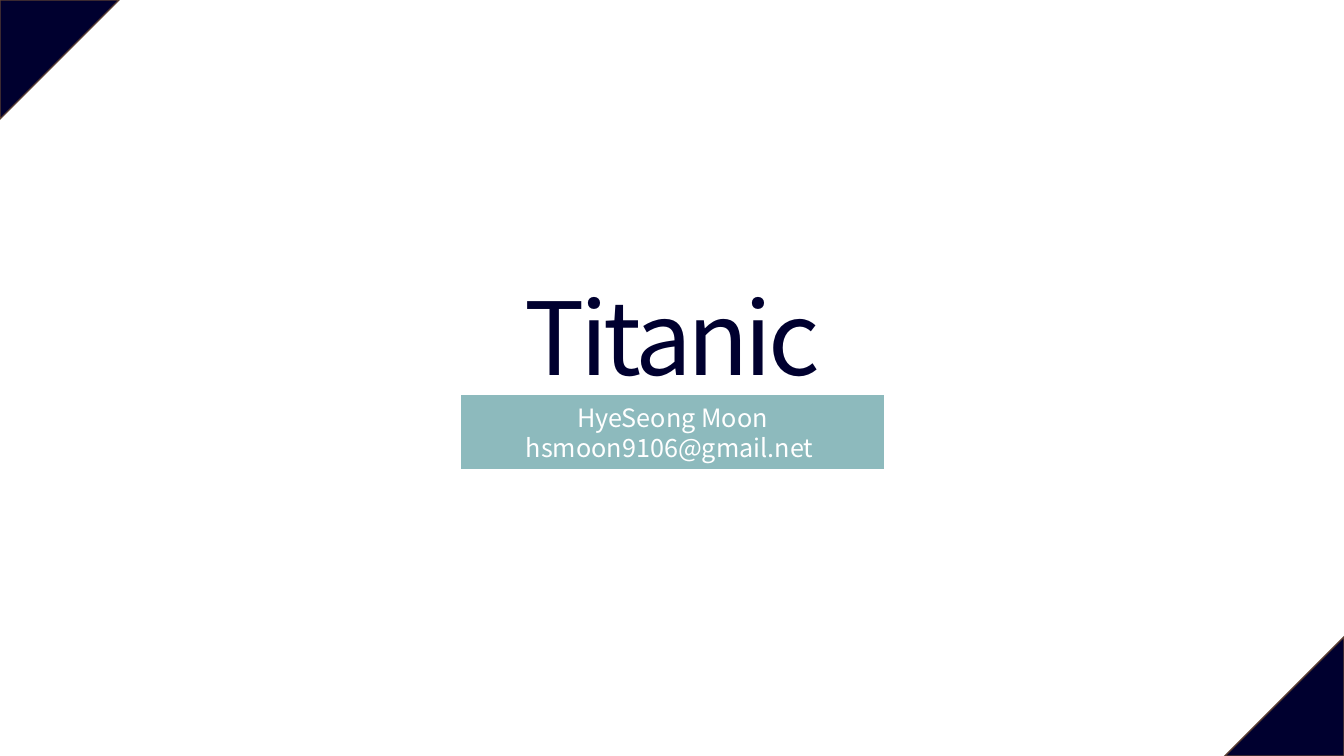
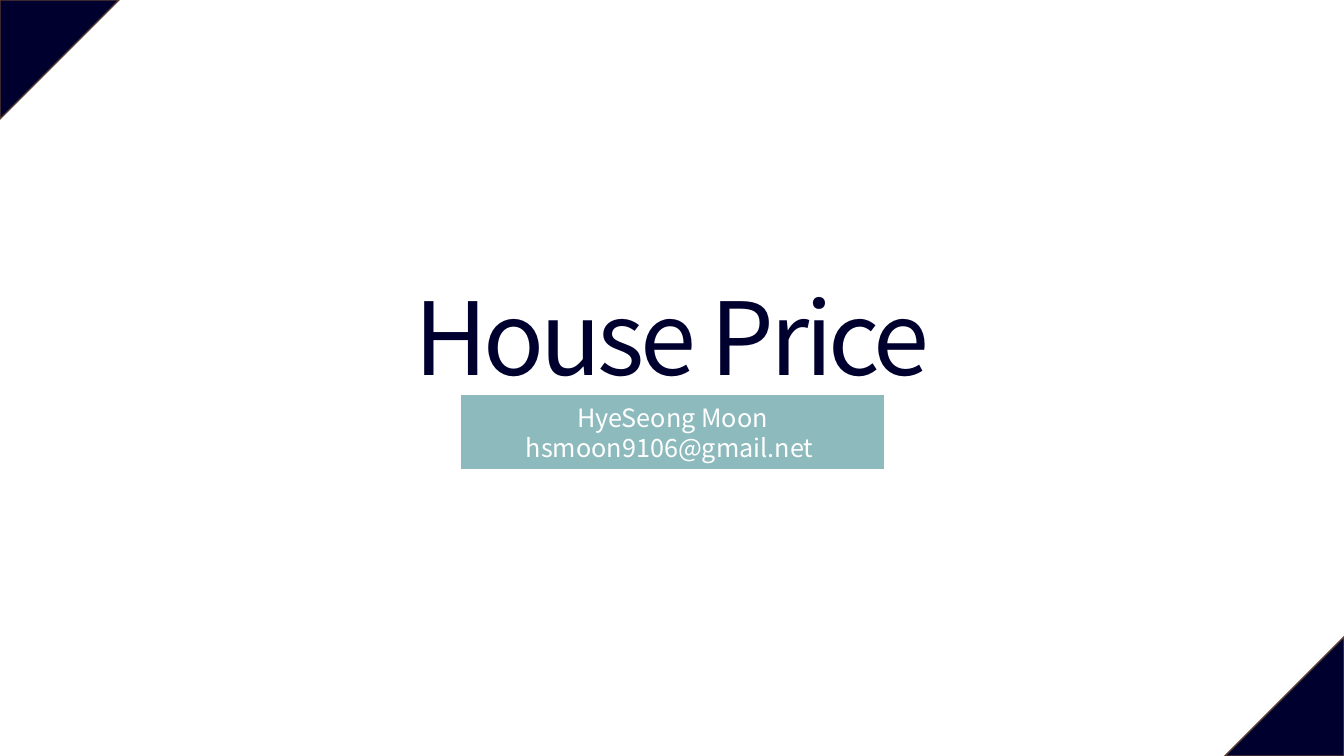
Before and after one commit to hsmoon-91/data-mining, a slide deck: slide 1 of (slide) House_Price.pptx. Drawn at 1344x756 pixels with LibreOffice and Linux fonts; fonts in the diff are those of the drawing. Boxes give left, top, right and bottom in pixels: in the first picture for what was removed or moved away, otherwise in the second. Text is boxed around its words. In the diff, an @@ line names an element or a change of style, - is before the commit and + after.

```diff
--- a/(slide) House_Price.pptx
+++ b/(slide) House_Price.pptx
@@ text at box(415, 297, 930, 401): text changed @@
-Titanic
+House Price
```
Also in this commit, not shown: 6 other slides changed, 4 slides added, 1 slide removed, 14 other files.
